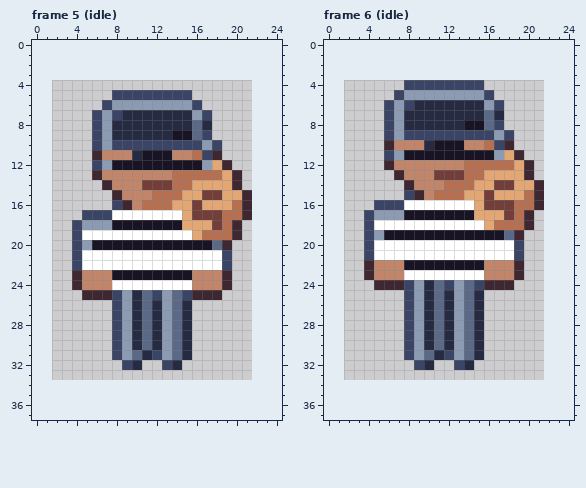
Two versions of one pixel-art file, art/depths/thief@62.aseprite. This is how it looked before the edit.
20x30 pixels, 6 frames. Shown: frame 5 (idle), frame 6 (idle). The old version is drawn lined up with the new one, on the new canvas. The commit also changed other frames, which this record leaves out.
The same view after the edit:
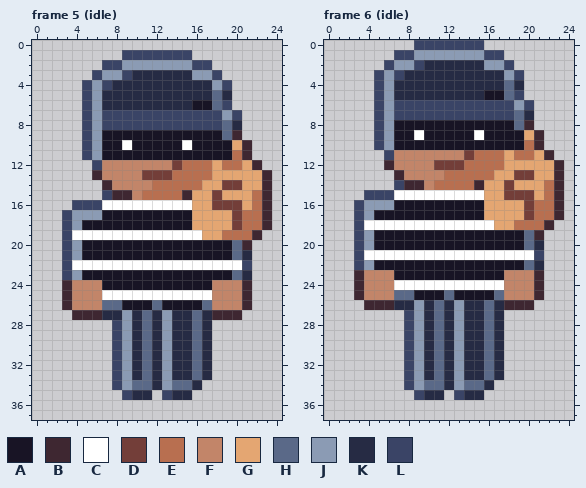
Palette (. is transparent): A #181425  B #3e2731  C #ffffff  D #733e39  E #b86f50  F #c28569  G #e4a672  H #5a6988  J #8b9bb4  K #262b44  L #3a4466
The edit:
canvas 20x30 -> 25x38, the old top-left corner now at 2,4
Changed rows in their new state; - is an unchanged pixel.
Frame 5 (idle):
first column x 3:
 1 ------LLLLLLL--------
 2 ----LLJJJJJJJLL------
 3 ---LJJLKKKKKKJJL-----
 4 --LJLKKKKKKKKKKJL----
 5 --LJKKKKKKKKKKKHK----
 6 --LJKKKKKKKKKAAHL----
 7 --LJL-LLLLLLLL-LJL---
 8 --LJLLLLLLLLLLLLHK---
 9 --LJAAAAAAA--AAAHB---
10 --LJAACAAAAACAAAAGB--
11 --LJAAAA---AAAAAAEB--
12 ----FFFFFFFDEEE-EEGB-
13 --------DDD----G-GGGB
14 --------FEE--E--DDGGB
15 ----L-B-E---B-G---GEB
16 -LLLCCCCCCCCCG-DDDGEB
17 LJJJAAAAAAAAAGGGGDEEB
18 LJAAA-------A--GGDEEB
19 LC-----------CGG-EEB-
20 LJA------------AAHB--
21 LJAAAAAAAAAAAAAAAHK--
22 LC--------------CCL--
23 LJAAA--------AAAAHK--
24 BF--AAAAAAAAAAA-FFB--
25 BFFFCCCCCCCCCCCFFFB--
26 BFFFHHAAAHAAAAHFFFB--
27 -BBBKK-----K-HKBBB---
28 -----------K-HK------
29 -----------K-HK------
30 -----------K-HK------
31 -------KHK-K-HK------
32 -----LJ-HKJ-KHK------
33 -----LJKHKJKKHK------
34 -----LJHHKJHHK-------
35 ------LKK-LKK--------
Frame 6 (idle):
first column x 3:
 0 ------LLLLLLL--------
 1 ----LLJJJJJJJLL------
 2 ---LJJLKKKKKKJJL-----
 3 --LJLKKKKKKKKKKJL----
 4 --LJKKKKKKKKKKKHK----
 5 --LJKKKKKKKKKAAHL----
 6 --LJL-LLLLLLLL-LJL---
 7 --LJLLLLLLLLLLLLHK---
 8 --LJAAAAAAA--AAAHB---
 9 --LJAACAAAAACAAAAGB--
10 --LJAAAA---AAAAAAEB--
11 ----FFFFFFFDEEE-EEGB-
12 --------DDD----G-GGGB
13 --------FEE--E--DDGGB
14 ----L-B-E---B-G---GEB
15 -LLLCCCCCCCCCG-DDDGEB
16 LJJJAAAAAAAAAGGGGDEEB
17 LJAAA-------A--GGDEEB
18 LC-----------CGG-EEB-
19 LJA------------AAHB--
20 LJAAAAAAAAAAAAAAAHK--
21 LC--------------CCL--
22 LJAAA--------AAAAHK--
23 BF--AAAAAAAAAAA-FFB--
24 BFFFCCCCCCCCCCCFFFB--
25 BFFFHHAAAHAAAAHFFFB--
26 -BBBKK-----K-HKBBB---
27 -----------K-HK------
28 -----------K-HK------
29 -----------K-HK------
30 -----------K-HK------
31 -------KHK-K-HK------
32 -----LJ-HKJ-KHK------
33 -----LJKHKJKKHK------
34 -----LJHHKJHHK-------
35 ------LKK-LKK--------
Pixel boxes of the changes (left, top, right, bottom) in both pictures:
changed: (62, 50, 272, 400)
changed: (354, 40, 564, 400)
